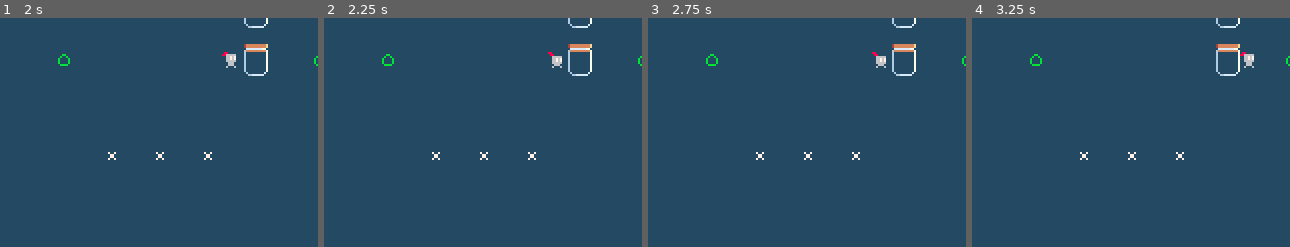
Above: before the commit, frames 1-4 (left to right).
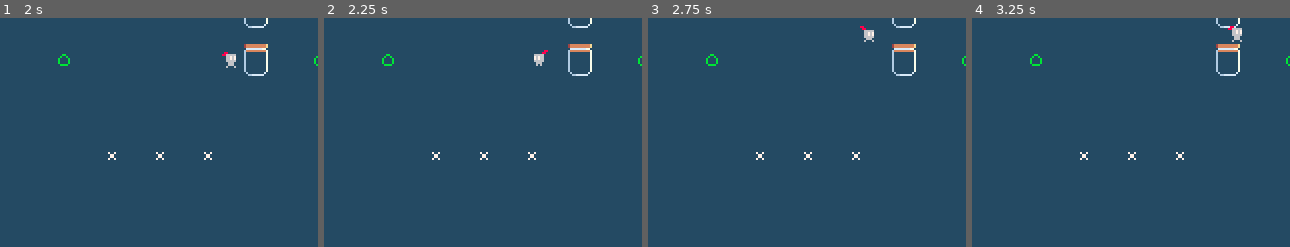
Above: after the commit, the same moments.

Repository: nikolawhallon/over-brewed
Game: Godot game, scene res://scenes/app.tscn
Two runs of this game, one before a commit and one after it. Both use one fixed random seed, a clock stepped at 60 frames per second and the inputs below.
Inputs (mouse positions are % of the whole screen's width and height, from its top left):
- Up to frame 1 (2 s): click "[1] 1P" at 0.5 s; move the mouse to (72, 46) at 1.27 s; hold Right from 1.28 s (still down); tap 4 (four_player) at 1.35 s; click (72, 46) at 1.42 s
- Up to frame 2 (2.25 s): release Right at 2 s; drag from (30, 57) to (45, 17) at 2.02 s
- Up to frame 3 (2.75 s): no input
- Up to frame 4 (3.25 s): tap Enter at 2.75 s; move the mouse to (60, 28) at 2.77 s; hold Right from 2.78 s (still down); tap 1 (one_player) at 2.85 s; click (60, 28) at 2.92 s
The pictures show only the part of the screen within x 5-55%, y 42-92%; the shares and areas given below are measured in that part.

Frame 1 is identical in both runs. In frame 2, 0.3% of the frame differs, in the area x 66-75%, y 13-22%; in frame 3, 0.3%; in frame 4, 0.4%, in the area x 80-89%, y 3-22%.

Commit message:
added mouse and touch controls

Diff:
--- a/scenes/barista.gd
+++ b/scenes/barista.gd
@@ -8,6 +8,7 @@
 @export var cafe = ""
 @export var holding = ""
 var facing = null
+var mouse_target = null
 
 func init(initial_peer_id, initial_cafe, initial_global_position):
 	peer_id = initial_peer_id
@@ -19,6 +20,25 @@
 
 	if not multiplayer.is_server():
 		return
+
+func _input(event):
+	if multiplayer.get_unique_id() != peer_id:
+		return
+
+	if event is InputEventMouseButton and event.button_index == MOUSE_BUTTON_LEFT:
+		if event.pressed:
+			mouse_target = get_global_mouse_position()
+		else:
+			mouse_target = null
+	elif event is InputEventMouseMotion and event.button_mask & MOUSE_BUTTON_MASK_LEFT:
+		mouse_target = get_global_mouse_position()
+	elif event is InputEventScreenTouch:
+		if event.pressed:
+			mouse_target = event.position
+		else:
+			mouse_target = null
+	elif event is InputEventScreenDrag:
+		mouse_target = event.position
 
 func _physics_process(_delta: float) -> void:
 	if holding == "beans":
@@ -120,6 +140,15 @@
 	if dpad != Vector2.ZERO:
 		return dpad.normalized()
 
+	if mouse_target != null:
+		var direction_to_target = mouse_target - global_position
+		var distance_to_target = direction_to_target.length()
+
+		if distance_to_target < 4.0:
+			return Vector2.ZERO
+
+		return direction_to_target.normalized()
+
 	return Vector2.ZERO
 
 @rpc("any_peer", "call_local", "unreliable")
